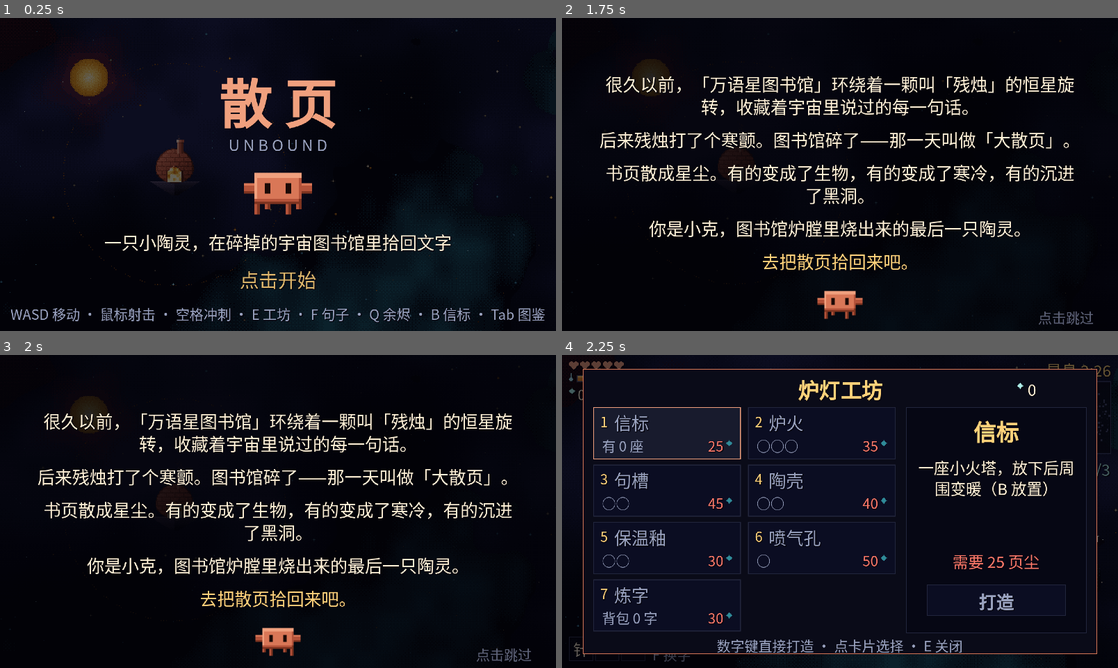
Above: before the commit, frames 1-4 (two rows, left to right).
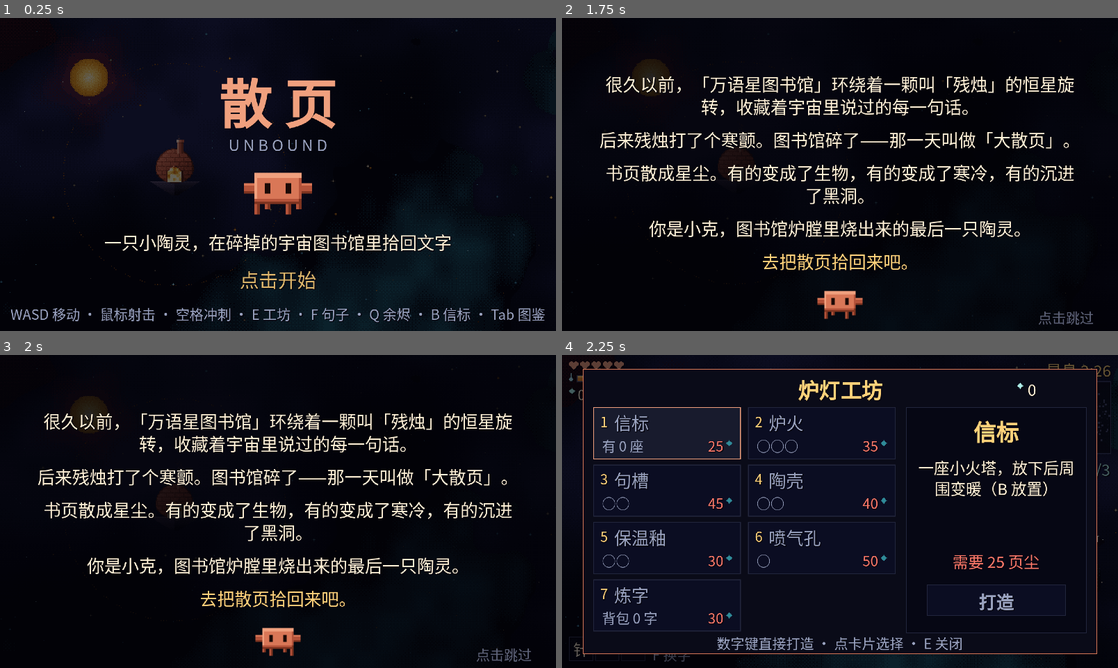
Above: after the commit, the same moments.

Repository: nuetraine/sanye
Game: Godot game, scene res://main.tscn
Two runs of this game, one before a commit and one after it. Both use one fixed random seed, a clock stepped at 60 frames per second and the inputs below.
Inputs (mouse positions are in pixels of both pictures, inside the frame that each line leads up to):
- Up to frame 1 (0.25 s): no input
- Up to frame 2 (1.75 s): tap Enter at 0.5 s; move the mouse to (962, 158) at 0.52 s; hold D 0.53-1.25 s; tap M at 0.6 s; click (962, 158) at 0.67 s; tap Space at 0.77 s; drag from (728, 190) to (812, 237) at 1.27 s
- Up to frame 3 (2 s): no input
- Up to frame 4 (2.25 s): tap Space at 2 s; move the mouse to (895, 442) at 2.02 s; hold D from 2.03 s (still down); tap E at 2.1 s

Frames 1-3 are identical in both runs. In frame 4, 0.8% of the frame differs, in the area x 27-72%, y 90-96%.

Commit message:
更新 README 和截图；工坊底部提示不再压边框
Co-Authored-By: Claude Fable 5.2 <noreply@anthropic.com>
Claude-Session: https://claude.ai/code/session_01VqbkzXVxhidVhkjP4aaanR

Diff:
--- a/scripts/game_hud.gd
+++ b/scripts/game_hud.gd
@@ -393,7 +393,7 @@
 	var br := buy_rect()
 	box(br.position.x, br.position.y, br.size.x, br.size.y, Pal.rc(CLAY, 3) if can2 else Pal.rc(SPACE, 2), Pal.rc(GOLD, 5) if can2 else Pal.rc(RUIN, 4))
 	text("打造" if not full2 else "已满", br.get_center().x, br.position.y + 2, 10, C_GOLD if can2 else C_DIM, C_SH, 1.0, true)
-	text("点卡片选择 · 点「打造」 · 点外面关闭" if touch_mode else "数字键直接打造 · 点卡片选择 · E 关闭", 160, 161, 8, C_DIM, null)
+	text("点卡片选择 · 点「打造」 · 点外面关闭" if touch_mode else "数字键直接打造 · 点卡片选择 · E 关闭", 160, 159.5, 8, C_DIM, null)
 
 func draw_codex() -> void:
 	box(8, 8, 304, 164, C_PANEL, C_LINE)
Binary file changed: docs/screenshot-boss.png
Binary file changed: docs/screenshot-ending.png
Binary file changed: docs/screenshot-menu.png
Binary file changed: docs/screenshot-tide.png
Binary file changed: docs/screenshot-words.png
Binary file changed: docs/screenshot.png
